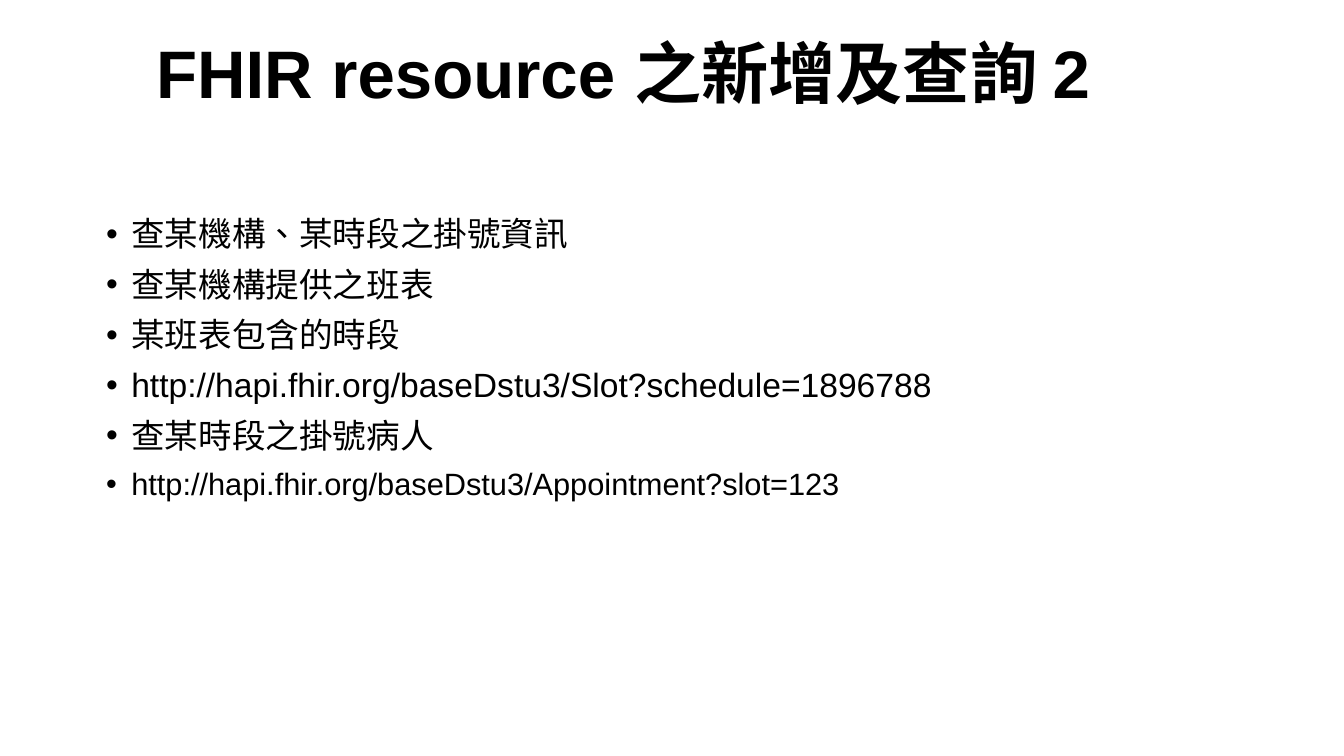
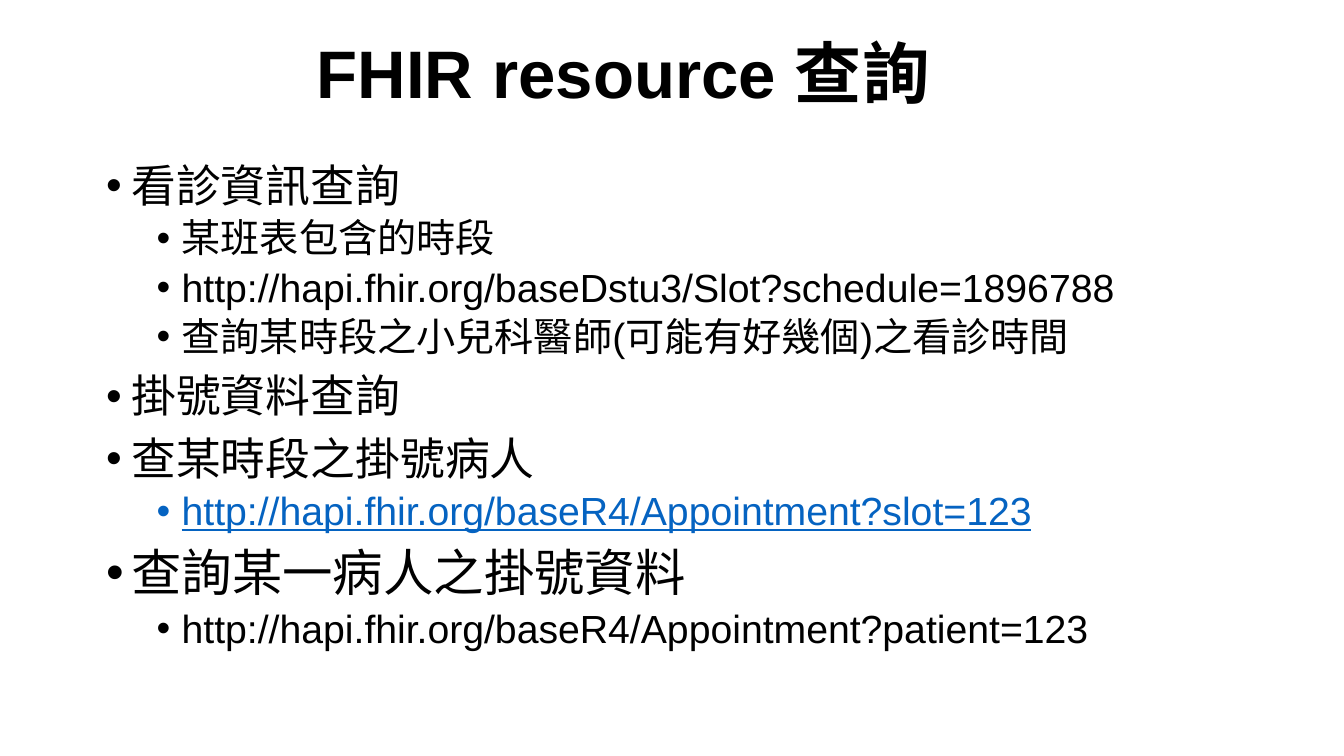
Before and after one commit to mos2718/FHIRspec, a slide deck: slide 10 of Spec/FHIR Appointment.pptx (slide 6 before the commit). Drawn at 1344x756 pixels with LibreOffice and Linux fonts; fonts in the diff are those of the drawing. Boxes give left, top, right and bottom in pixels: in the first picture for what was removed or moved away, otherwise in the second. Text is boxed around its words. In the diff, an @@ line names an element or a change of style, - is before the commit and + after.

```diff
--- a/Spec/FHIR Appointment.pptx
+++ b/Spec/FHIR Appointment.pptx
@@ title at box(317, 40, 929, 104): text changed @@
-FHIR resource 之新增及查詢 2
+FHIR resource 查詢
@@ text at box(131, 164, 400, 206): text changed; size 24 to 32 pt @@
-• 查某機構、某時段之掛號資訊
-• 查某機構提供之班表
+• 看診資訊查詢
@@ text at box(131, 219, 1115, 479): size 24 to 28 pt in "某班表包含的時段", "http://hapi.fhir.org/baseDstu3/Slot?schedule=1896788"; size 24 to 32 pt in "查某時段之掛號病人"; list level 1 to 2 in "某班表包含的時段"; list level 1 to 2 in "http://hapi.fhir.org/baseDstu3/Slot?schedule=1896788" @@
@@ text at box(131, 318, 1069, 416): paragraphs added @@
+  • 查詢某時段之小兒科醫師(可能有好幾個)之看診時間
+• 掛號資料查詢
@@ text at box(131, 496, 1089, 651): text changed; size 22 to 28 pt @@
-• http://hapi.fhir.org/baseDstu3/Appointment?slot=123
+  • http://hapi.fhir.org/baseR4/Appointment?slot=123
+• 查詢某一病人之掛號資料
+  • http://hapi.fhir.org/baseR4/Appointment?patient=123
```
Also in this commit, not shown: 2 other slides changed, 4 slides added.
